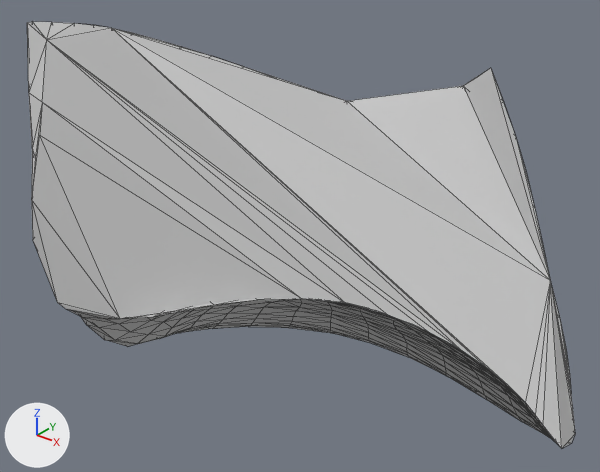
Renders of the glTF model raw-data/corridor-cache/f876a7c0-7fcb-4cd4-97d7-639194f5a1af.glb from each side of a commit.
Rendered twice from a 50 mm lens placed at (0.1549, -0.0704, 0.5137), pointed at (0.0612, 0.0467, 0.4412). The lights are fixed; the arrows at lower left show +X, +Y and +Z. The picture after the commit comes second. Mesh edges are drawn as thin lines.

The first picture shows '<OFFRoot>'.
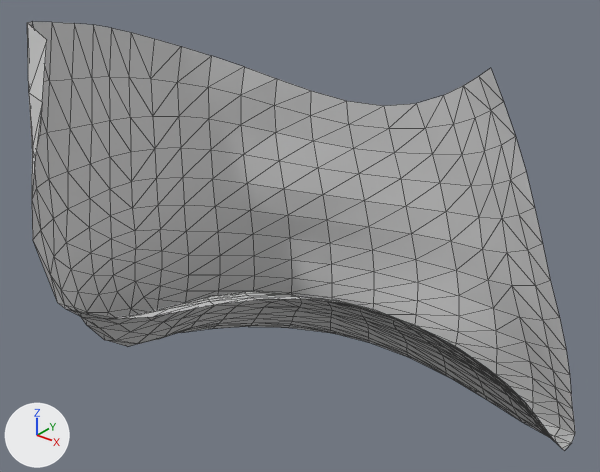
What differs and where, as boxes (x1, y1, x2, y2) in the pictures (600 x 472 px):
'<OFFRoot>', reshaped: before (27, 22, 575, 448); after (27, 22, 575, 450)
part 1 of me_mesh_0, cut back: before (28, 22, 575, 448); after (562, 444, 570, 450)

Patch to the scene script:
```diff
--- a/raw-data/corridor-cache/f876a7c0-7fcb-4cd4-97d7-639194f5a1af.glb.py
+++ b/raw-data/corridor-cache/f876a7c0-7fcb-4cd4-97d7-639194f5a1af.glb.py
@@ me_mesh_0 @@
 # used by ob_offroot; location = (0.0, 0.0, 0.0)
-me_mesh_0.from_pydata(...)  # 430 vertices, 856 faces; spans x 0.0156..0.1166, y 0.0073..0.091, z 0.3941..0.4835
+me_mesh_0.from_pydata(...)  # 431 vertices, 800 faces; spans x 0.0156..0.1169, y 0.0073..0.091, z 0.3941..0.4835
+# me_mesh_0 part 1
+# 57 faces are deleted
+# 1 vertex is added at (0.1169, 0.0562, 0.4099)
+# 1 new face joins them
 me_mesh_0.materials.append(mat_material)
```
